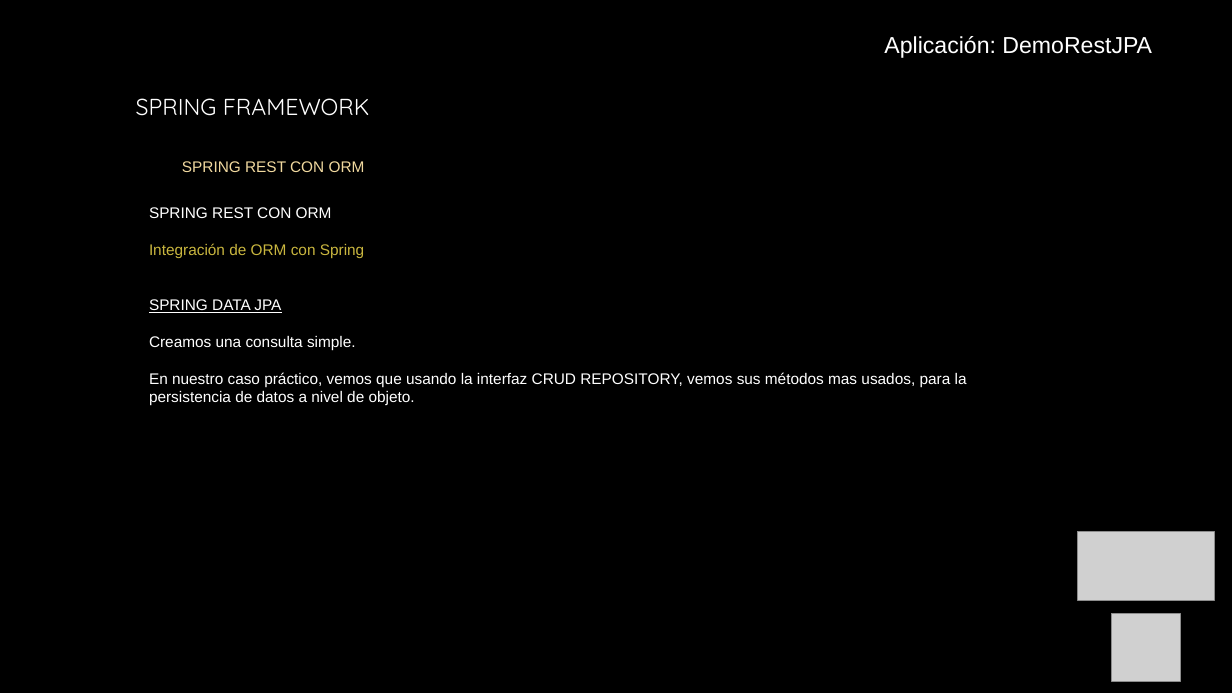
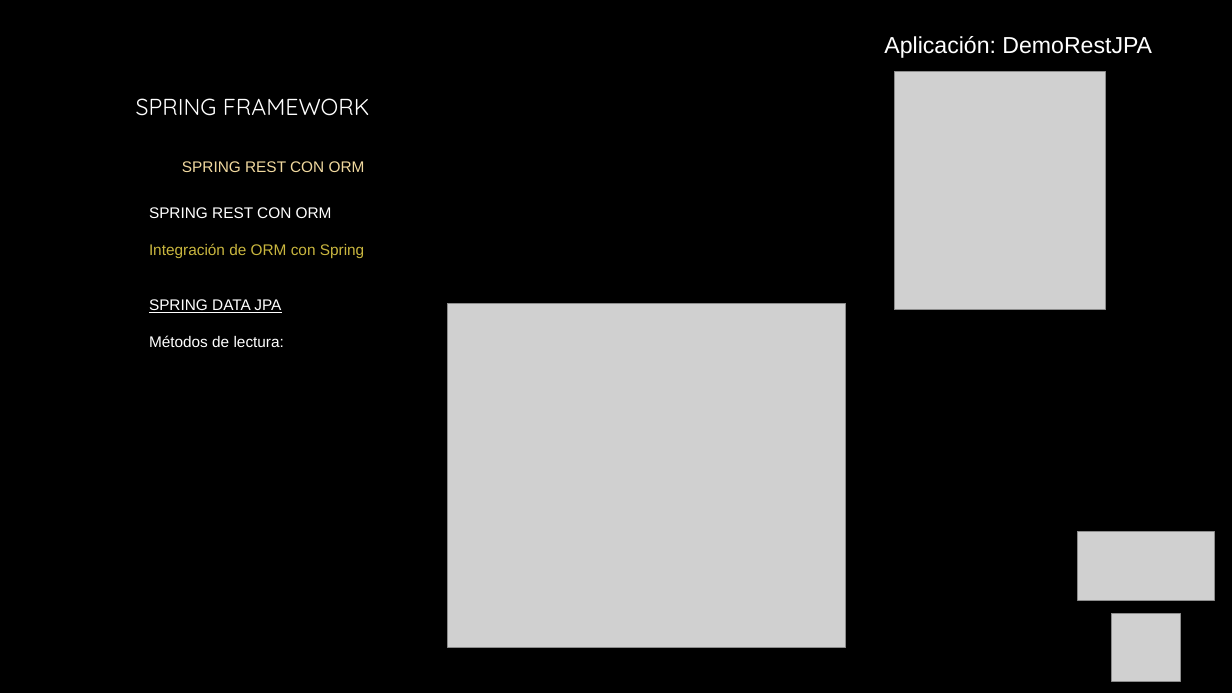
Before and after one commit to AntonioPardoRuiz/cursoSpring, a slide deck: slide 30 of Unidad 13- Spring Rest con ORM.pptx (slide 16 before the commit). Drawn at 1232x693 pixels with LibreOffice and Linux fonts; fonts in the diff are those of the drawing; grey boxes stand for pictures; background and template pictures are left out. Boxes give left, top, right and bottom in pixels: in the first picture for what was removed or moved away, otherwise in the second. Text is boxed around its words. In the diff, an @@ line names an element or a change of style, - is before the commit and + after.

```diff
--- a/Unidad 13- Spring Rest con ORM.pptx
+++ b/Unidad 13- Spring Rest con ORM.pptx
@@ picture added at box(895, 72, 1105, 311) @@
@@ picture added at box(448, 303, 846, 647) @@
@@ text at box(149, 335, 284, 347): text changed @@
-  Creamos una consulta simple.
-  En nuestro caso práctico, vemos que usando la interfaz CRUD REPOSITORY, vemos sus métodos mas usados, para la persistencia de datos a nivel de objeto.
+  Métodos de lectura:
```
Also in this commit, not shown: 2 other slides changed, 16 slides added, 17 other files.
